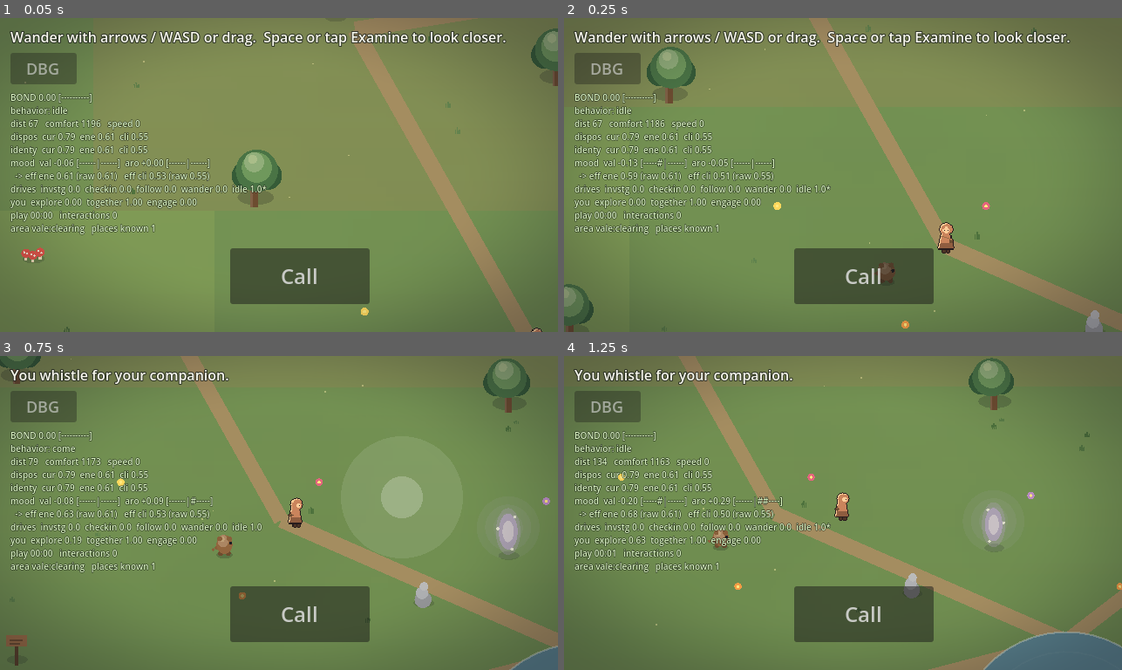
Above: before the commit, frames 1-4 (two rows, left to right).
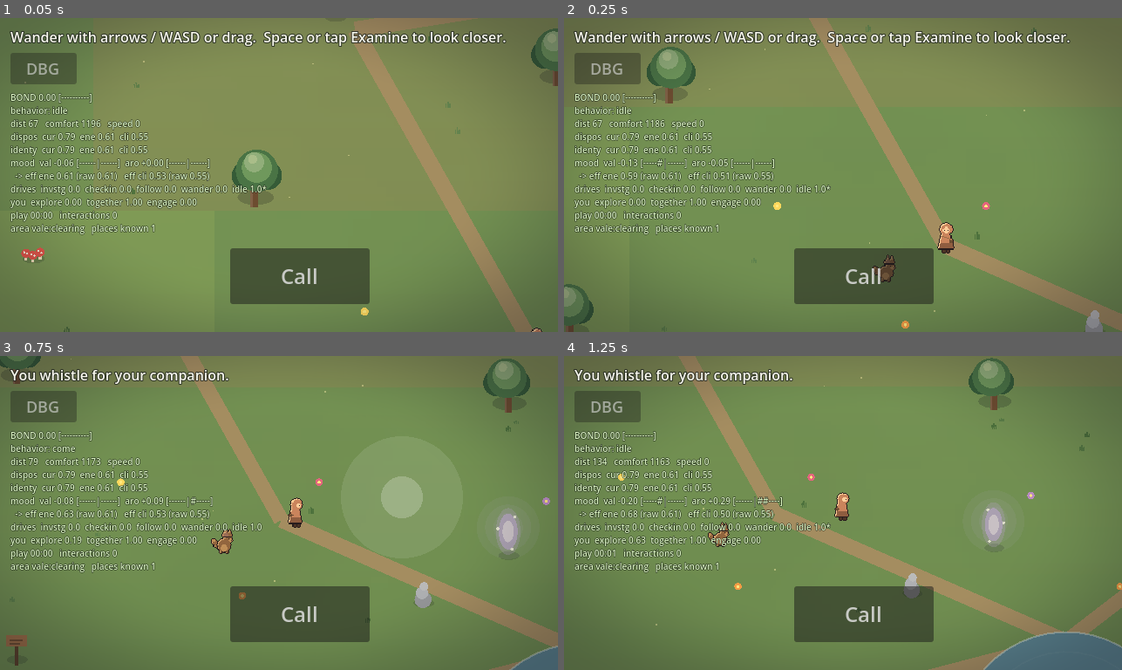
Above: after the commit, the same moments.

Repository: maximusunc/pokepals
Game: Godot game, scene res://scenes/world.tscn
Two runs of this game, one before a commit and one after it. Both use one fixed random seed, a clock stepped at 60 frames per second and the inputs below.
Inputs (mouse positions are in pixels of both pictures, inside the frame that each line leads up to):
- Up to frame 1 (0.05 s): no input
- Up to frame 2 (0.25 s): no input
- Up to frame 3 (0.75 s): tap Enter (ui_accept) at 0.5 s; move the mouse to (401, 497) at 0.52 s; hold Right (ui_right) from 0.53 s (still down); tap C at 0.6 s; click (401, 497) at 0.67 s
- Up to frame 4 (1.25 s): keep holding Right (ui_right); tap Enter (ui_accept) at 0.77 s

Frame 1 is identical in both runs. In frame 2, less than 0.1% of the frame differs, in the area x 55-60%, y 75-85%; in frame 3, 0.2%, in the area x 37-42%, y 55-65%; in frame 4, 0.1%.

Commit message:
companion: add foxlike-kit pixel art with a live mood rig
Give the companion real pixel-art identity like the player, but keep its soul:
its look is the readout of the mood sim, so a flat frame-sheet would gut it.
Instead the companion is a small RIG that preserves the mood-driven aliveness
using only integer translations (pixel-crisp, no rotation/scaling):
  tail  -> horizontal slide  (wag rate from arousal, width from valence)
  ears  -> vertical slide     (droop when withdrawn, perk when happy)
  whole -> vertical slide     (idle/walk bounce + hop/perk reaction beat)

- gen_companion_sprite.py: dependency-free generator (same approach as the
  player's) writing a 128x160 sheet — rows 0-2 = body down/side/up (4-frame
  walk), row 3 = ear pieces, row 4 = tail pieces. --preview prints ASCII.
- companion_sprite.gd: presentation-only rig compositor (tail behind, body,
  ears in front), fed by the mood signals CompanionView already computes.
- companion_view: route drawing through CompanionSprite when a sheet is present
  (procedural VectorActor fallback intact); nearest-neighbour filtering.
- art.json: companion -> sprite + frame/fps/walk/dirs + ear_row/tail_row/
  tail_sway_px (body/accent kept for the procedural fallback).

Co-Authored-By: Claude Opus 4.8 (1M context) <noreply@anthropic.com>
Claude-Session: https://claude.ai/code/session_01AKS3wjesD5ZtUeiRzvN93h

Diff:
--- a/pokepals/data/art.json
+++ b/pokepals/data/art.json
@@ -14,7 +14,7 @@
 	"light": { "dir": [-0.45, -0.89], "rim_strength": 0.22, "shadow_alpha": 0.20 },
 	"characters": {
 		"player": { "render": "sprite", "sprite": "res://assets/sprites/player.png", "frame": [32, 32], "fps": 8, "walk_frames": 4, "idle_frame": 0, "dirs": { "down": 0, "side": 1, "up": 2 }, "body": [0.76, 0.52, 0.40], "accent": [0.96, 0.81, 0.67], "width": 0.9 },
-		"companion": { "render": "procedural", "sprite": "", "body": [0.55, 0.40, 0.27], "accent": [0.72, 0.56, 0.38] }
+		"companion": { "render": "sprite", "sprite": "res://assets/sprites/companion.png", "frame": [32, 32], "fps": 8, "walk_frames": 4, "idle_frame": 0, "dirs": { "down": 0, "side": 1, "up": 2 }, "ear_row": 3, "tail_row": 4, "tail_sway_px": 3.5, "body": [0.55, 0.40, 0.27], "accent": [0.72, 0.56, 0.38] }
 	},
 	"entities": {
 		"tree": { "render": "procedural", "sprite": "" },
--- /dev/null
+++ b/pokepals/scripts/presentation/companion_sprite.gd
@@ -0,0 +1,85 @@
+class_name CompanionSprite
+extends RefCounted
+## Draws the companion as an expressive pixel-art RIG, so its pixel form keeps the mood-
+## driven aliveness the procedural VectorActor had. It composites three layers from one
+## sheet — a TAIL piece (behind), a directional walk-cycle BODY, and EAR pieces (in front) —
+## and moves them from the live mood signals using only integer translations (no rotation or
+## scaling), so everything stays pixel-crisp:
+##   tail  -> horizontal slide  (wag: rate from arousal, width from valence)
+##   ears  -> vertical slide    (droop when withdrawn, perk when happy)
+##   whole -> vertical slide    (idle/walk bounce + a hop/perk reaction beat)
+##
+## Sheet convention (see tools/gen_companion_sprite.py):
+##   rows 0-2 = BODY down/side/up, cols 0-3 = walk cycle (col 0 = idle)
+##   ear_row  = EARS (cols 0-2 = down/side/up);  tail_row = TAIL (cols 0-2 = down/side/up)
+##   side art faces right; left is the side column mirrored.
+##
+## Pure presentation; a malformed/short sheet degrades gracefully (clamped frames).
+
+const MOVE_GATE := 6.0   # matches CompanionView's walk gate
+const REACT_PX := 14.0   # how many px a full perk/hop squash becomes as a lift/dip
+
+
+## params: facing, speed, time, squash, wag_rate, wag_amp, ear_offset, bounce_gain
+## cfg (art.json): frame:[w,h], fps, walk_frames, idle_frame, dirs, ear_row, tail_row, tail_sway_px
+static func draw(ci: CanvasItem, tex: Texture2D, params: Dictionary, cfg: Dictionary) -> void:
+	var facing: Vector2 = params.get("facing", Vector2.DOWN)
+	var speed: float = params.get("speed", 0.0)
+	var t: float = params.get("time", 0.0)
+
+	var frame: Array = cfg.get("frame", [32, 32])
+	var fw := int(frame[0])
+	var fh := int(frame[1])
+	var rows_total := maxi(1, int(tex.get_size().y) / fh)
+
+	# Facing -> a direction index (0 down, 1 side, 2 up) shared by all three layers, plus a
+	# left flip. Same thresholds VectorActor/SpriteActor use, so the looks agree.
+	var fdir := facing
+	if fdir.length() < 0.01:
+		fdir = Vector2.DOWN
+	fdir = fdir.normalized()
+	var dir_index := 0
+	var flip := false
+	if fdir.y < -0.5:
+		dir_index = 2
+	elif absf(fdir.x) > 0.35:
+		dir_index = 1
+		flip = fdir.x < 0.0
+
+	# Body walk column: advance with time when moving, hold the idle pose when still.
+	var walk_frames := maxi(1, int(cfg.get("walk_frames", 4)))
+	var idle_frame := clampi(int(cfg.get("idle_frame", 0)), 0, walk_frames - 1)
+	var fps: float = cfg.get("fps", 8.0)
+	var body_col := idle_frame
+	if speed > MOVE_GATE:
+		body_col = int(t * fps) % walk_frames
+
+	var body_row := clampi(dir_index, 0, rows_total - 1)
+	var ear_row := clampi(int(cfg.get("ear_row", 3)), 0, rows_total - 1)
+	var tail_row := clampi(int(cfg.get("tail_row", 4)), 0, rows_total - 1)
+
+	# Mood -> pixel offsets (rounded so the pixel grid stays aligned and crisp).
+	var wag_rate: float = params.get("wag_rate", 0.0)
+	var wag_amp: float = params.get("wag_amp", 0.0)
+	var sway_px: float = cfg.get("tail_sway_px", 3.0)
+	var tail_dx := roundi(sin(t * wag_rate) * wag_amp * sway_px)
+	var ear_dy := roundi(float(params.get("ear_offset", 0.0)))  # + droop, - perk
+	var bounce_gain: float = params.get("bounce_gain", 1.0)
+	var bounce := -absf(sin(t * 8.0)) * 1.6 if speed > MOVE_GATE else sin(t * 2.4) * 0.6 * bounce_gain
+	var react := -float(params.get("squash", 0.0)) * REACT_PX  # perk springs up, hop dips down
+	var vy := roundi(bounce + react)
+
+	if flip:
+		ci.draw_set_transform(Vector2.ZERO, 0.0, Vector2(-1.0, 1.0))  # mirror around origin
+	_blit(ci, tex, fw, fh, dir_index, tail_row, tail_dx, vy)          # tail (behind)
+	_blit(ci, tex, fw, fh, body_col, body_row, 0, vy)                 # body
+	_blit(ci, tex, fw, fh, dir_index, ear_row, 0, vy + ear_dy)        # ears (in front)
+	if flip:
+		ci.draw_set_transform(Vector2.ZERO, 0.0, Vector2.ONE)
+
+
+## Blit one frame (col,row) anchored bottom-centre at the origin, offset by (ox, oy) px.
+static func _blit(ci: CanvasItem, tex: Texture2D, fw: int, fh: int, col: int, row: int, ox: int, oy: int) -> void:
+	var region := Rect2(col * fw, row * fh, fw, fh)
+	var dest := Rect2(-fw * 0.5 + ox, (8.0 - fh) + oy, fw, fh)
+	ci.draw_texture_rect_region(tex, dest, region)
--- a/pokepals/scripts/presentation/companion_view.gd
+++ b/pokepals/scripts/presentation/companion_view.gd
@@ -111,6 +111,9 @@
 
 
 func _ready() -> void:
+	# Crisp pixel art: nearest-neighbour sampling on this node only (matches PlayerView), so a
+	# dropped-in companion sheet stays sharp when scaled, without touching the procedural world.
+	texture_filter = CanvasItem.TEXTURE_FILTER_NEAREST
 	_cfg = WorldData.load_json(config_path)
 	# Carry the companion across sessions: load its saved self if there is one, so
 	# it returns as the same partner the player has been shaping.
@@ -288,10 +291,6 @@
 
 
 func _draw() -> void:
-	if _sprite_tex != null:
-		SpriteSlot.draw(self, _sprite_tex)
-		_draw_emotes()
-		return
 	# It faces where it walks when moving, and where it's looking (attending) when
 	# still; the brain-driven hop/perk become the actor's squash/stretch, and the
 	# eased eye_offset keeps the eyes tracking whatever it's attending to. The eased
@@ -310,6 +309,21 @@
 	var ear_offset := float(expr.get("ear_droop", 3.0)) * neg_valence - float(expr.get("ear_raise", 4.0)) * pos_valence * (0.5 + 0.5 * arousal01)
 	var bounce_range: Array = expr.get("idle_bounce_gain", [0.6, 2.2])
 	var bounce_gain := lerpf(float(bounce_range[0]), float(bounce_range[1]), arousal01)
+	# Expressive pixel-art rig (e.g. the foxlike-kit sheet): the same mood signals drive a
+	# wagging tail, perking/drooping ears and an idle bounce, just rendered as sprite layers.
+	if _sprite_tex != null:
+		CompanionSprite.draw(self, _sprite_tex, {
+			"facing": facing,
+			"speed": velocity.length(),
+			"time": _time,
+			"squash": 0.16 * _perk - 0.12 * _hop_squash,
+			"wag_rate": wag_rate,
+			"wag_amp": wag_amp,
+			"ear_offset": ear_offset,
+			"bounce_gain": bounce_gain,
+		}, cfg)
+		_draw_emotes()
+		return
 	VectorActor.draw(self, _style, {
 		"facing": facing,
 		"speed": velocity.length(),
Binary file added: pokepals/assets/sprites/companion.png
Not shown, added: pokepals/assets/sprites/companion.png.import
Not shown, added: pokepals/tools/gen_companion_sprite.py
